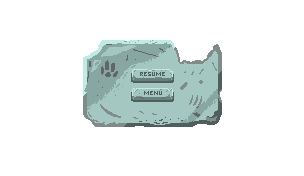
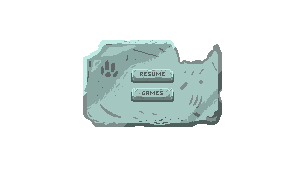
Comparing the layer stacks of the two 304×176 images. Changes:
renamed "Menu" to "Games", painted on it over [142, 91, 163, 95]
removed layer "Menu_on" over [142, 91, 163, 95]
removed layer "Menu_pr" over [142, 91, 163, 95]
added layer "Games_on" above "Games_pr" over [142, 91, 163, 95]
added layer "Games_pr" above "Capa 1" over [142, 91, 163, 95]
